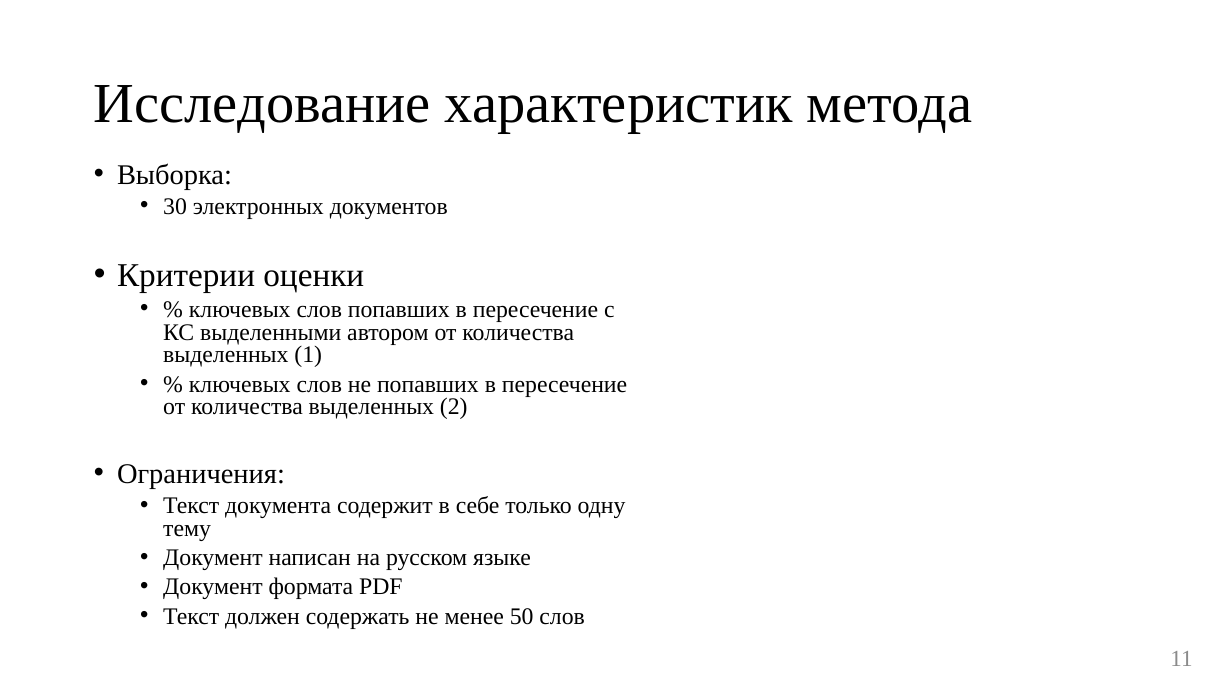
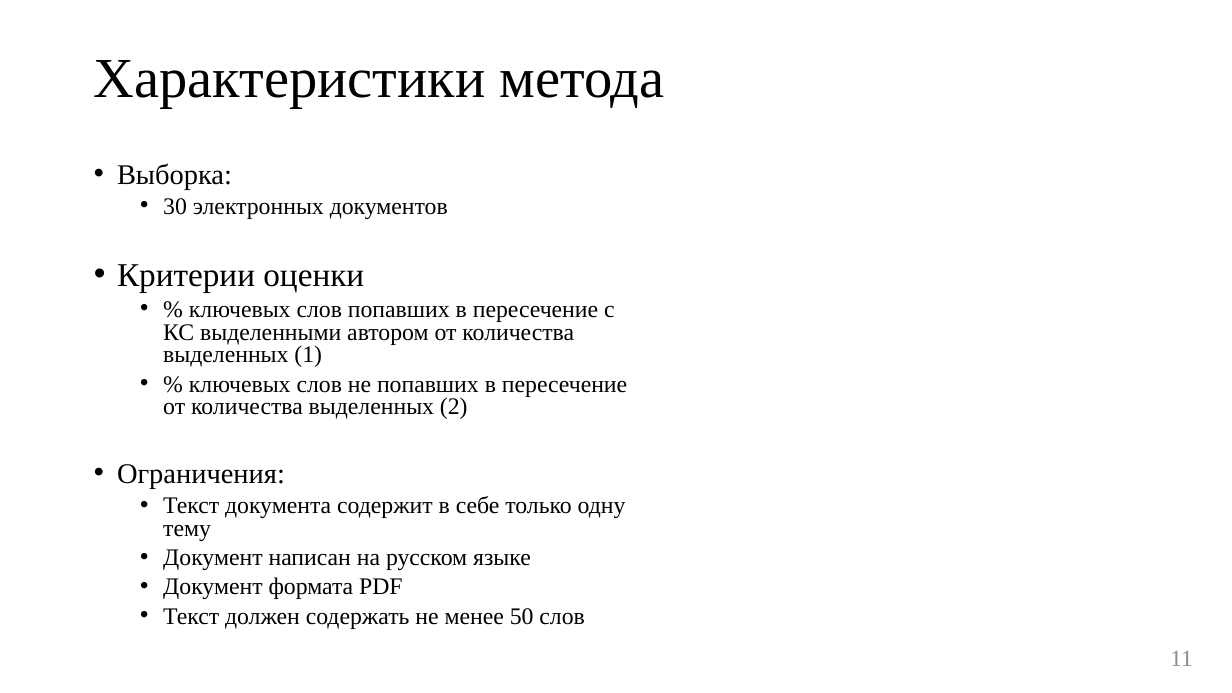
Before and after one commit to BroBezzubik/Diplome2021, a slide deck: slide 11 of Защита/Презентация_кор.pptx. Drawn at 1232x693 pixels with LibreOffice and Linux fonts; fonts in the diff are those of the drawing; grey boxes stand for pictures. Boxes give left, top, right and bottom in pixels: in the first picture for what was removed or moved away, otherwise in the second. Text is boxed around its words. In the diff, an @@ line names an element or a change of style, - is before the commit and + after.

```diff
--- a/Защита/Презентация_кор.pptx
+++ b/Защита/Презентация_кор.pptx
@@ title at [94, 60, 664, 108]: text changed @@
-Исследование характеристик метода
+Характеристики метода
```
Also in this commit, not shown: 8 other slides changed, 8 other files.
